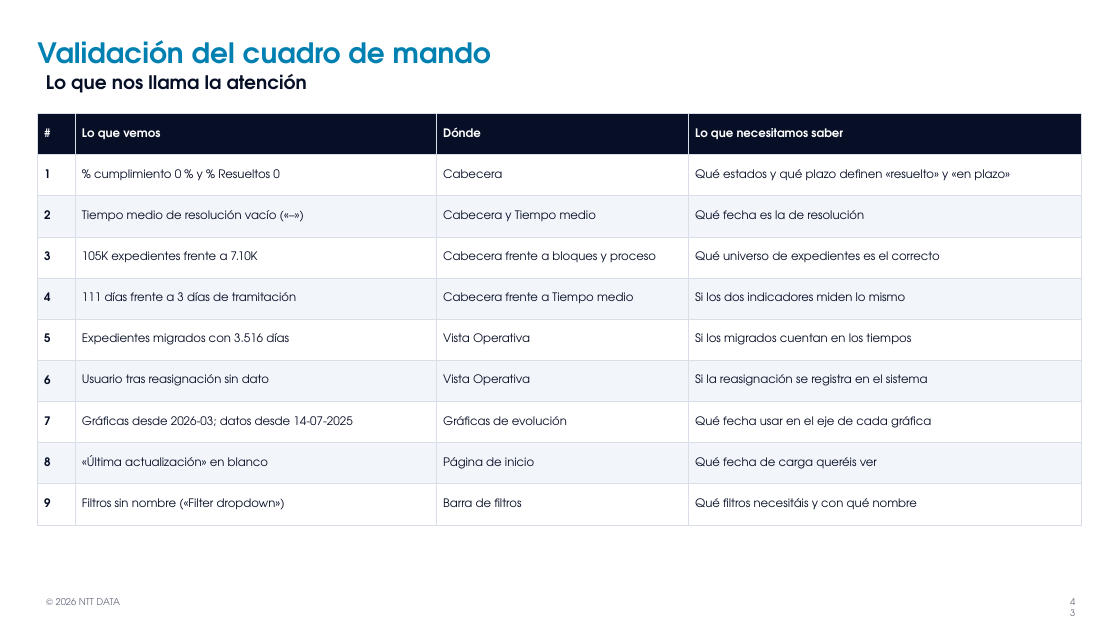
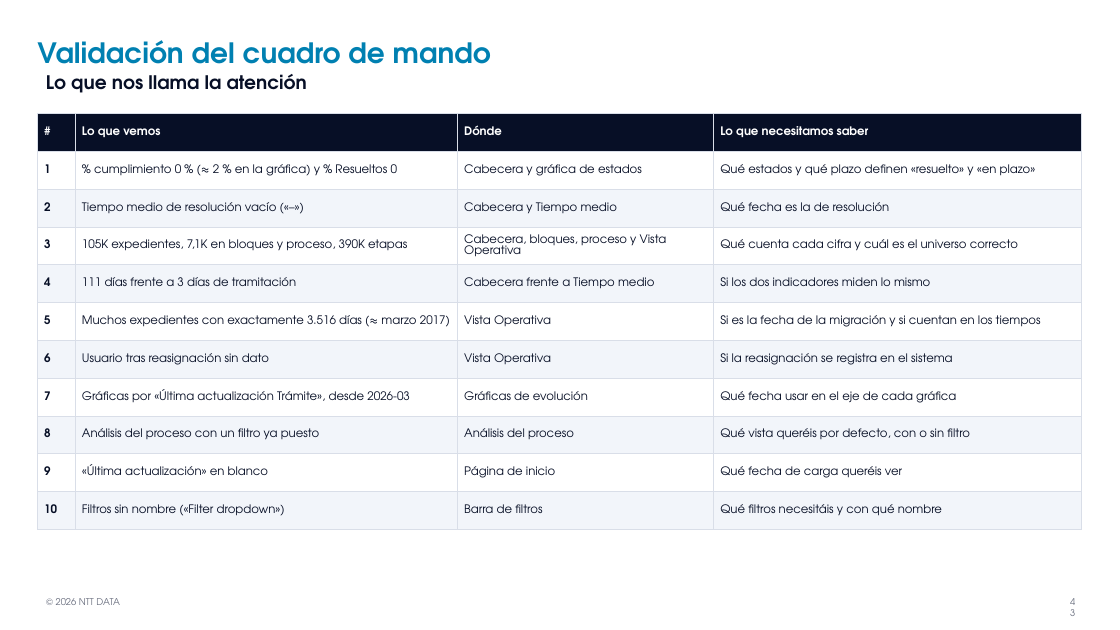
Before and after one commit to AnthonyXerri/Pruebas, a slide deck: slide 43 of mockups/Formacion_Celonis_PnC.pptx. Drawn at 1120x630 pixels with LibreOffice and Linux fonts; fonts in the diff are those of the drawing; background and template pictures are left out. Boxes give left, top, right and bottom in pixels: in the first picture for what was removed or moved away, otherwise in the second. Text is boxed around its words. In the diff, an @@ line names an element or a change of style, - is before the commit and + after.

```diff
--- a/mockups/Formacion_Celonis_PnC.pptx
+++ b/mockups/Formacion_Celonis_PnC.pptx
@@ table at [38,113,1082,529] @@
-row 2, column 2: % cumplimiento 0 % y % Resueltos 0
+row 2, column 2: % cumplimiento 0 % (≈ 2 % en la gráfica) y % Resueltos 0
-row 2, column 3: Cabecera
+row 2, column 3: Cabecera y gráfica de estados
-row 4: 3 | 105K expedientes frente a 7.10K | Cabecera frente a bloques y proceso | Qué universo de expedientes es el correcto
+row 4: 3 | 105K expedientes, 7,1K en bloques y proceso, 390K etapas | Cabecera, bloques, proceso y Vista Operativa | Qué cuenta cada cifra y cuál es el universo correcto
-row 6, column 2: Expedientes migrados con 3.516 días
+row 6, column 2: Muchos expedientes con exactamente 3.516 días (≈ marzo 2017)
-row 6, column 4: Si los migrados cuentan en los tiempos
+row 6, column 4: Si es la fecha de la migración y si cuentan en los tiempos
-row 8: 7 | Gráficas desde 2026-03; datos desde 14-07-2025 | Gráficas de evolución | Qué fecha usar en el eje de cada gráfica
-row 9: 8 | «Última actualización» en blanco | Página de inicio | Qué fecha de carga queréis ver
-row 10: 9 | Filtros sin nombre («Filter dropdown») | Barra de filtros | Qué filtros necesitáis y con qué nombre
+row 8: 7 | Gráficas por «Última actualización Trámite», desde 2026-03 | Gráficas de evolución | Qué fecha usar en el eje de cada gráfica
+row 9: 8 | Análisis del proceso con un filtro ya puesto | Análisis del proceso | Qué vista queréis por defecto, con o sin filtro
+row 10: 9 | «Última actualización» en blanco | Página de inicio | Qué fecha de carga queréis ver
+row 11: 10 | Filtros sin nombre («Filter dropdown») | Barra de filtros | Qué filtros necesitáis y con qué nombre
```
Also in this commit, not shown: 22 other slides changed.
